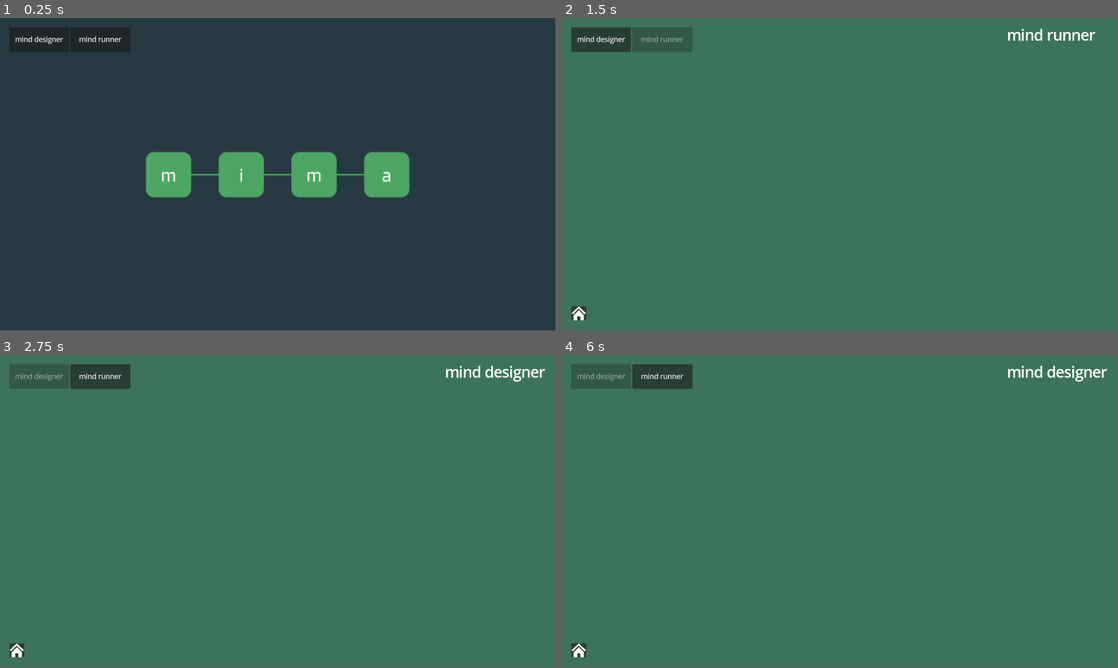
Above: before the commit, frames 1-4 (two rows, left to right).
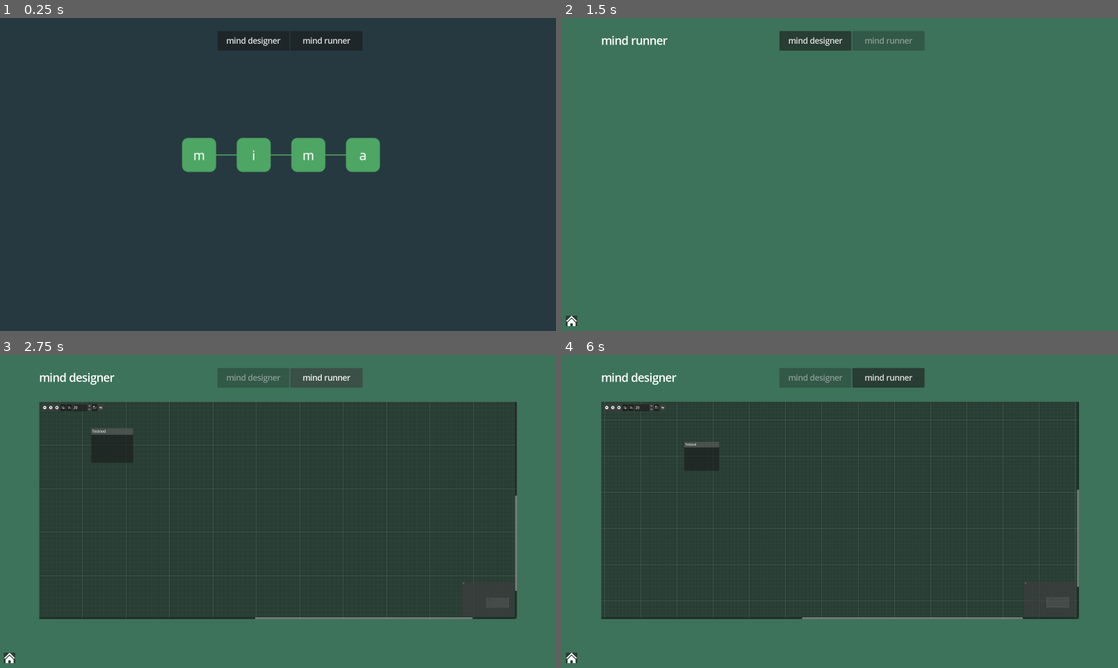
Above: after the commit, the same moments.

Repository: mimavox/mimaclient
Game: Godot game, scene res://screens/main.tscn
Two runs of this game, one before a commit and one after it. Both use one fixed random seed, a clock stepped at 60 frames per second and the inputs below.
Inputs (mouse positions are in pixels of both pictures, inside the frame that each line leads up to; where the layout moved, square brackets give the same spot in the first picture):
- Up to frame 1 (0.25 s): no input
- Up to frame 2 (1.5 s): click "mind designer" at 0.5 s; click "mind runner" at 1.25 s
- Up to frame 3 (2.75 s): click "mind designer" at 2 s
- Up to frame 4 (6 s): click (573, 658) [578, 649] at 2.75 s; click "mind runner" at 3.5 s; click (573, 658) [578, 649] at 4.25 s; click "mind designer" at 5 s; click (606, 408) [795, 527] at 5.75 s
In our replay, the window is 799x449 before the commit and 800x450 after it. These sizes can differ from the game's own. Grey fills any space a smaller window leaves; there, only what the larger window draws over its background counts as a difference.

The runs differ from the first frame. In frame 1, 6.0% of the frame differs, in the area x 2-74%, y 5-58%; in frame 2, 3.6%; in frame 3, 63%; in frame 4, 63%, in the area x 0-98%, y 2-99%.

Commit message:
Base UI OK

Diff:
--- a/project.godot
+++ b/project.godot
@@ -17,8 +17,8 @@
 
 [display]
 
-window/size/viewport_width=1920
-window/size/viewport_height=1080
+window/size/viewport_width=2560
+window/size/viewport_height=1440
 
 [dotnet]
 
@@ -26,7 +26,7 @@
 
 [editor_plugins]
 
-enabled=PackedStringArray("res://addons/copilot-advanced/plugin.cfg")
+enabled=PackedStringArray()
 
 [gui]
 
--- a/screens/designer.tscn
+++ b/screens/designer.tscn
@@ -13,82 +13,92 @@
 script = ExtResource("1_vhm8n")
 
 [node name="Background" type="ColorRect" parent="."]
+layout_mode = 1
+anchors_preset = 15
+anchor_right = 1.0
+anchor_bottom = 1.0
+grow_horizontal = 2
+grow_vertical = 2
+color = Color(0.23921569, 0.4509804, 0.3529412, 1)
+
+[node name="btnHome" type="Button" parent="Background"]
+layout_mode = 1
+anchors_preset = 2
+anchor_top = 1.0
+anchor_bottom = 1.0
+offset_left = 18.0
+offset_top = -70.0
+offset_right = 538.0
+offset_bottom = 413.00012
+grow_vertical = 0
+scale = Vector2(0.1, 0.1)
+theme_override_font_sizes/font_size = 16
+icon = ExtResource("2_ytoct")
+
+[node name="Label" type="Label" parent="Background"]
+layout_mode = 1
+anchors_preset = 1
+anchor_left = 1.0
+anchor_right = 1.0
+offset_left = -2380.0
+offset_top = 70.0
+offset_right = -2034.0
+offset_bottom = 139.79166
+grow_horizontal = 0
+theme_override_font_sizes/font_size = 50
+text = "mind designer"
+
+[node name="MarginContainer" type="MarginContainer" parent="Background"]
+layout_mode = 1
+anchors_preset = 8
+anchor_left = 0.5
+anchor_top = 0.5
+anchor_right = 0.5
+anchor_bottom = 0.5
+offset_left = -1100.0
+offset_top = -505.0
+offset_right = 1100.0
+offset_bottom = 495.0
+grow_horizontal = 2
+grow_vertical = 2
+
+[node name="GraphEdit" type="GraphEdit" parent="Background/MarginContainer"]
+layout_mode = 2
+
+[node name="GraphNode" type="GraphNode" parent="Background/MarginContainer/GraphEdit"]
 layout_mode = 0
-offset_right = 1920.0
-offset_bottom = 1080.0
-color = Color(0.23921569, 0.4509804, 0.3529412, 1)
+offset_left = 240.0
+offset_top = 122.0
+offset_right = 433.0
+offset_bottom = 281.0
+mouse_filter = 1
+position_offset = Vector2(240, 122)
+title = "Testnod"
 
 [node name="HBoxContainer" type="HBoxContainer" parent="Background"]
 layout_mode = 1
 anchors_preset = 5
 anchor_left = 0.5
 anchor_right = 0.5
-offset_left = -928.0
-offset_top = 32.0
-offset_right = -509.0
-offset_bottom = 117.0
+offset_left = -278.75
+offset_top = 60.0
+offset_right = 278.75
+offset_bottom = 135.0
 grow_horizontal = 2
+scale = Vector2(1.2, 1.2)
 
 [node name="btnDesigner" type="Button" parent="Background/HBoxContainer"]
 layout_mode = 2
 size_flags_horizontal = 3
-theme_override_font_sizes/font_size = 24
+theme_override_font_sizes/font_size = 30
 disabled = true
 text = "mind designer"
 
 [node name="btnRunner" type="Button" parent="Background/HBoxContainer"]
 layout_mode = 2
 size_flags_horizontal = 3
-theme_override_font_sizes/font_size = 24
+theme_override_font_sizes/font_size = 30
 text = "mind runner"
 
-[node name="btnHome" type="Button" parent="Background"]
-layout_mode = 0
-offset_left = 32.0
-offset_top = 997.0
-offset_right = 552.0
-offset_bottom = 1480.0
-scale = Vector2(0.1, 0.1)
-theme_override_font_sizes/font_size = 16
-icon = ExtResource("2_ytoct")
-
-[node name="Label" type="Label" parent="Background"]
-layout_mode = 0
-offset_left = 1538.0
-offset_top = 25.0
-offset_right = 1884.0
-offset_bottom = 94.0
-theme_override_font_sizes/font_size = 50
-text = "mind designer"
-
-[node name="CenterContainer" type="CenterContainer" parent="Background"]
-layout_mode = 1
-anchors_preset = 4
-anchor_top = 0.5
-anchor_bottom = 0.5
-offset_left = 68.0
-offset_top = -355.0
-offset_right = 1484.0
-offset_bottom = 407.0
-grow_vertical = 2
-
-[node name="GraphEdit" type="GraphEdit" parent="Background/CenterContainer"]
-layout_mode = 2
-
-[node name="GraphNode" type="GraphNode" parent="Background/CenterContainer/GraphEdit"]
-layout_mode = 1
-anchors_preset = 8
-anchor_left = 0.5
-anchor_top = 0.5
-anchor_right = 0.5
-anchor_bottom = 0.5
-offset_right = 310.0
-offset_bottom = 193.0
-grow_horizontal = 2
-grow_vertical = 2
-mouse_filter = 1
-resizable = true
-title = "Testnode"
-
+[connection signal="pressed" from="Background/btnHome" to="." method="_on_button_pressed"]
 [connection signal="pressed" from="Background/HBoxContainer/btnRunner" to="." method="_on_btn_runner_pressed"]
-[connection signal="pressed" from="Background/btnHome" to="." method="_on_button_pressed"]
--- a/screens/main.tscn
+++ b/screens/main.tscn
@@ -14,31 +14,36 @@
 
 [node name="Background" type="ColorRect" parent="."]
 layout_mode = 0
-offset_right = 1920.0
-offset_bottom = 1080.0
+offset_right = 2560.0
+offset_bottom = 1440.0
 color = Color(0.14901961, 0.22352941, 0.2509804, 1)
 
 [node name="HBoxContainer" type="HBoxContainer" parent="Background"]
 layout_mode = 1
-offset_left = 32.0
-offset_top = 32.0
-offset_right = 451.0
-offset_bottom = 117.0
+anchors_preset = 5
+anchor_left = 0.5
+anchor_right = 0.5
+offset_left = -278.75
+offset_top = 60.0
+offset_right = 278.75
+offset_bottom = 135.0
+grow_horizontal = 2
+scale = Vector2(1.2, 1.2)
 
 [node name="btnDesigner" type="Button" parent="Background/HBoxContainer"]
 layout_mode = 2
 size_flags_horizontal = 3
-theme_override_font_sizes/font_size = 24
+theme_override_font_sizes/font_size = 30
 text = "mind designer"
 
 [node name="btnRunner" type="Button" parent="Background/HBoxContainer"]
 layout_mode = 2
 size_flags_horizontal = 3
-theme_override_font_sizes/font_size = 24
+theme_override_font_sizes/font_size = 30
 text = "mind runner"
 
 [node name="Mima" type="Sprite2D" parent="."]
-position = Vector2(960, 542.00006)
+position = Vector2(1294, 630.00006)
 scale = Vector2(2.4649994, 2.4649997)
 texture = ExtResource("1_wtj3h")
 
--- a/screens/runner.tscn
+++ b/screens/runner.tscn
@@ -14,52 +14,61 @@
 
 [node name="Background" type="ColorRect" parent="."]
 layout_mode = 0
-offset_right = 1920.0
-offset_bottom = 1080.0
+offset_right = 2560.0
+offset_bottom = 1440.0
 color = Color(0.23921569, 0.4509804, 0.3529412, 1)
+
+[node name="Label" type="Label" parent="Background"]
+layout_mode = 1
+anchors_preset = 1
+anchor_left = 1.0
+anchor_right = 1.0
+offset_left = -2380.0
+offset_top = 70.0
+offset_right = -2034.0
+offset_bottom = 139.79166
+grow_horizontal = 0
+theme_override_font_sizes/font_size = 50
+text = "mind runner"
 
 [node name="HBoxContainer" type="HBoxContainer" parent="Background"]
 layout_mode = 1
 anchors_preset = 5
 anchor_left = 0.5
 anchor_right = 0.5
-offset_left = -928.0
-offset_top = 32.0
-offset_right = -509.0
-offset_bottom = 117.0
+offset_left = -278.75
+offset_top = 60.0
+offset_right = 278.75
+offset_bottom = 135.0
 grow_horizontal = 2
+scale = Vector2(1.2, 1.2)
 
 [node name="btnDesigner" type="Button" parent="Background/HBoxContainer"]
 layout_mode = 2
 size_flags_horizontal = 3
-theme_override_font_sizes/font_size = 24
+theme_override_font_sizes/font_size = 30
 text = "mind designer"
 
 [node name="btnRunner" type="Button" parent="Background/HBoxContainer"]
 layout_mode = 2
 size_flags_horizontal = 3
-theme_override_font_sizes/font_size = 24
+theme_override_font_sizes/font_size = 30
 disabled = true
 text = "mind runner"
 
 [node name="btnHome" type="Button" parent="Background"]
 layout_mode = 1
-offset_left = 32.0
-offset_top = 996.99994
-offset_right = 552.0
-offset_bottom = 1480.0
+anchors_preset = 2
+anchor_top = 1.0
+anchor_bottom = 1.0
+offset_left = 18.0
+offset_top = -70.0
+offset_right = 538.0
+offset_bottom = 413.0
+grow_vertical = 0
 scale = Vector2(0.1, 0.1)
 theme_override_font_sizes/font_size = 16
 icon = ExtResource("2_k6sxx")
 
-[node name="Label" type="Label" parent="Background"]
-layout_mode = 0
-offset_left = 1538.0
-offset_top = 25.0
-offset_right = 1884.0
-offset_bottom = 94.0
-theme_override_font_sizes/font_size = 50
-text = "mind runner"
-
 [connection signal="pressed" from="Background/HBoxContainer/btnDesigner" to="." method="_on_btn_designer_pressed"]
 [connection signal="pressed" from="Background/btnHome" to="." method="_on_btn_home_pressed"]
